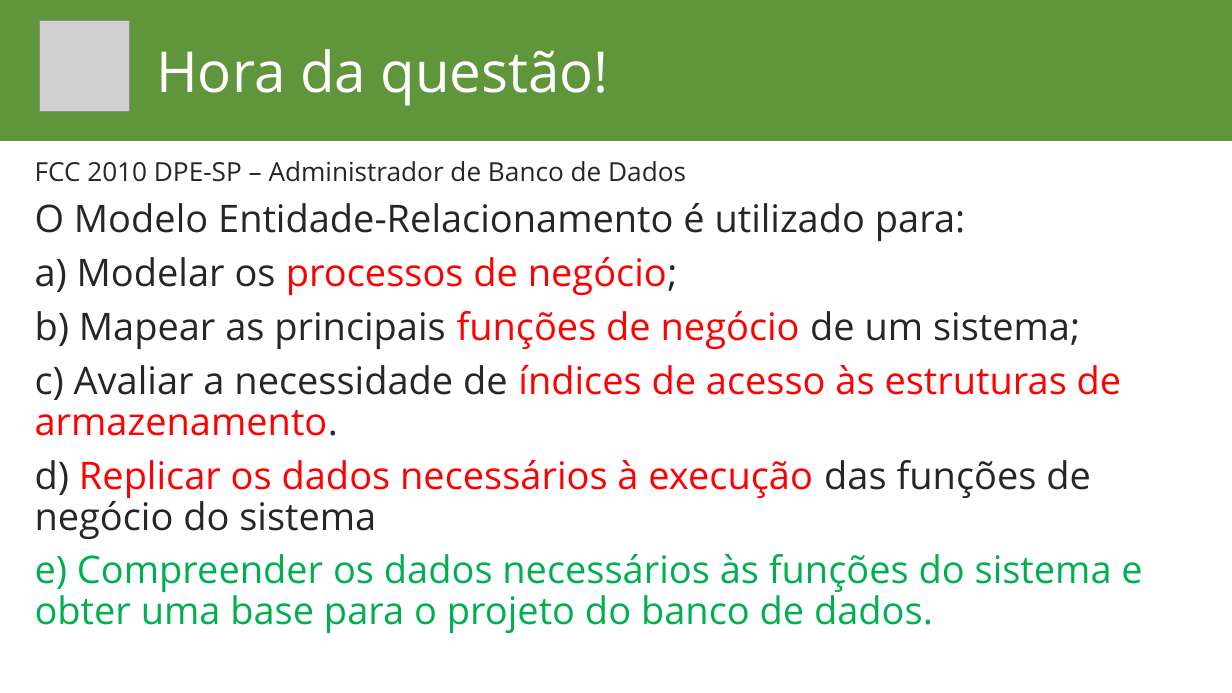
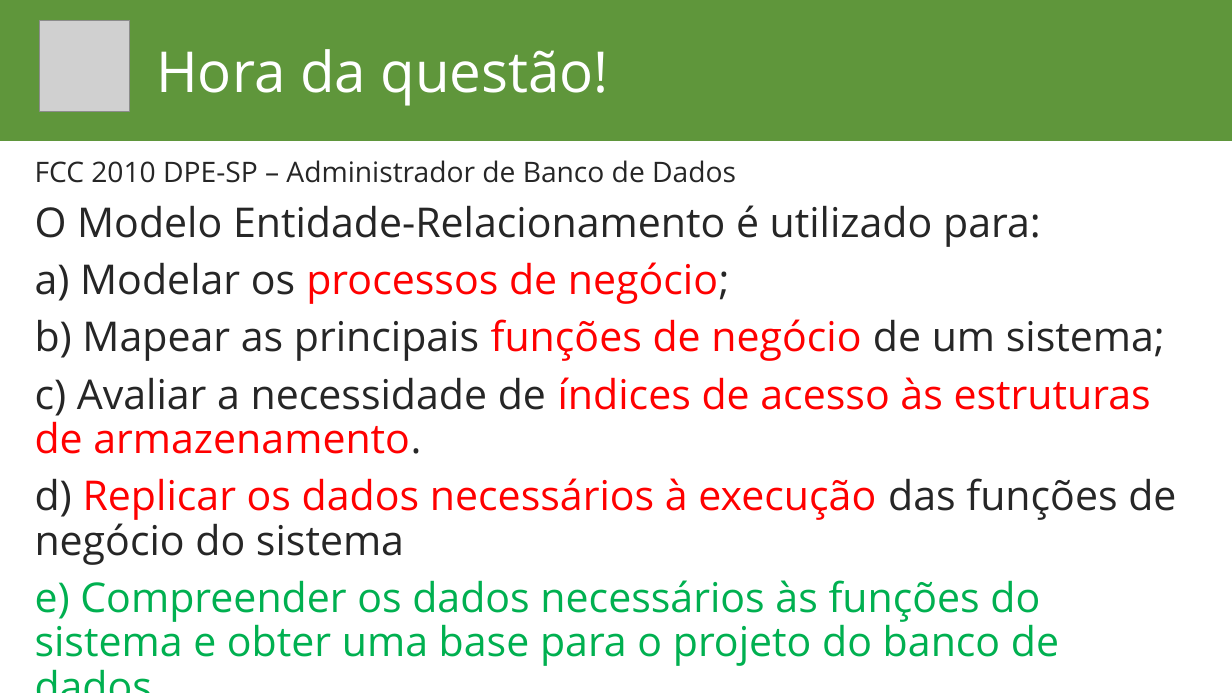
Before and after one commit to lucassoaresaraujo/aulas, a slide deck: slide 14 of Banco de Dados/Banco de Dados.pptx. Drawn at 1232x693 pixels with LibreOffice and Linux fonts; fonts in the diff are those of the drawing; grey boxes stand for pictures; background and template pictures are left out. Boxes give left, top, right and bottom in pixels: in the first picture for what was removed or moved away, otherwise in the second. Text is boxed around its words. In the diff, an @@ line names an element or a change of style, - is before the commit and + after.

```diff
--- a/Banco de Dados/Banco de Dados.pptx
+++ b/Banco de Dados/Banco de Dados.pptx
@@ text "FCC 2010 DPE-SP – Administrador ..." at (35,160,1176,666): size 20.4 to 22 pt in "FCC 2010 DPE-SP – Administrador de Banco ..."; size 29.6 to 32 pt in "O Modelo Entidade-Relacionamento é utilizado para:", "a) Modelar os processos de negócio;", "b) Mapear as principais funções de negócio ...", "c) Avaliar a necessidade de índices de ..." and 2 more places @@
```
Also in this commit, not shown: 5 other slides changed, 3 slides added, 1 slide removed, 1 other file.
